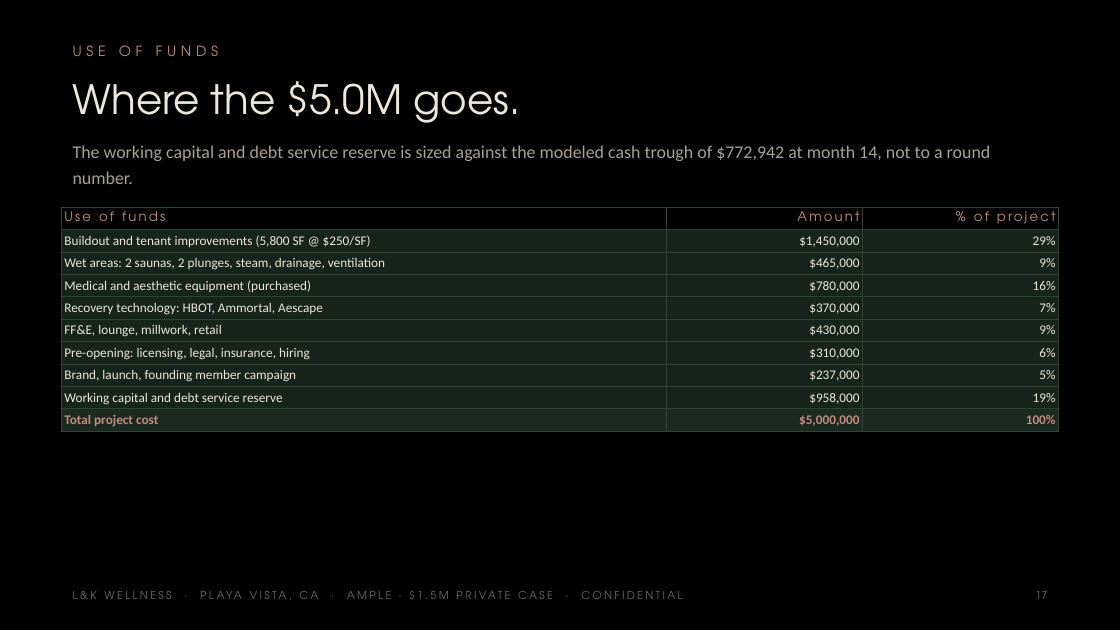
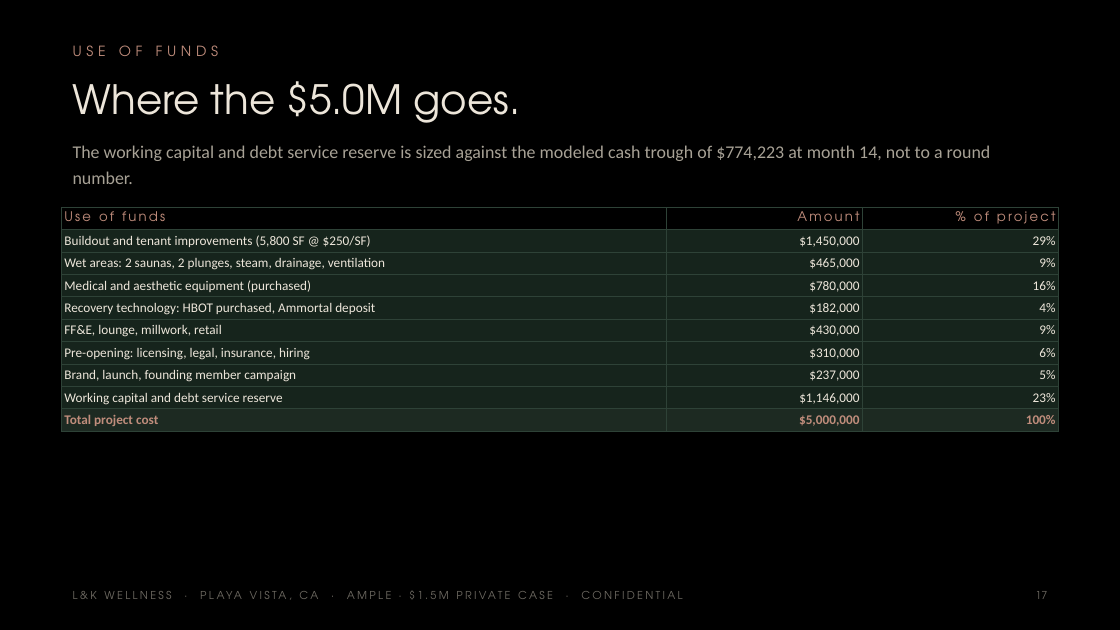
Before and after one commit to apexalpha811/2mil_ample, a slide deck: slide 17 of 1.5mil_ample.pptx. Drawn at 1120x630 pixels with LibreOffice and Linux fonts; fonts in the diff are those of the drawing. Boxes give left, top, right and bottom in pixels: in the first picture for what was removed or moved away, otherwise in the second. Text is boxed around its words. In the diff, an @@ line names an element or a change of style, - is before the commit and + after.

```diff
--- a/1.5mil_ample.pptx
+++ b/1.5mil_ample.pptx
@@ text at [73, 145, 991, 184]: text changed @@
-The working capital and debt service reserve is sized against the modeled cash trough of $772,942 at month 14, not to a round number.
+The working capital and debt service reserve is sized against the modeled cash trough of $774,223 at month 14, not to a round number.
@@ table at [62, 207, 1058, 430] @@
-row 5: Recovery technology: HBOT, Ammortal, Aescape | $370,000 | 7%
+row 5: Recovery technology: HBOT purchased, Ammortal deposit | $182,000 | 4%
-row 9, column 2: $958,000
+row 9, column 2: $1,146,000
-row 9, column 3: 19%
+row 9, column 3: 23%
```
Also in this commit, not shown: 8 other slides changed, 5 other files.
